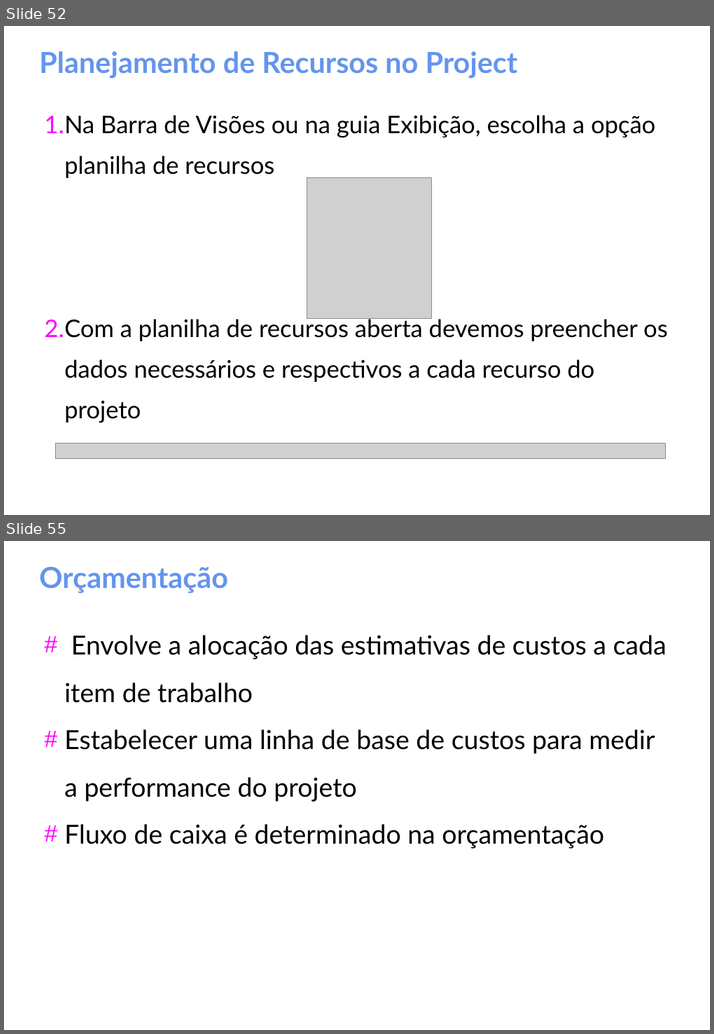
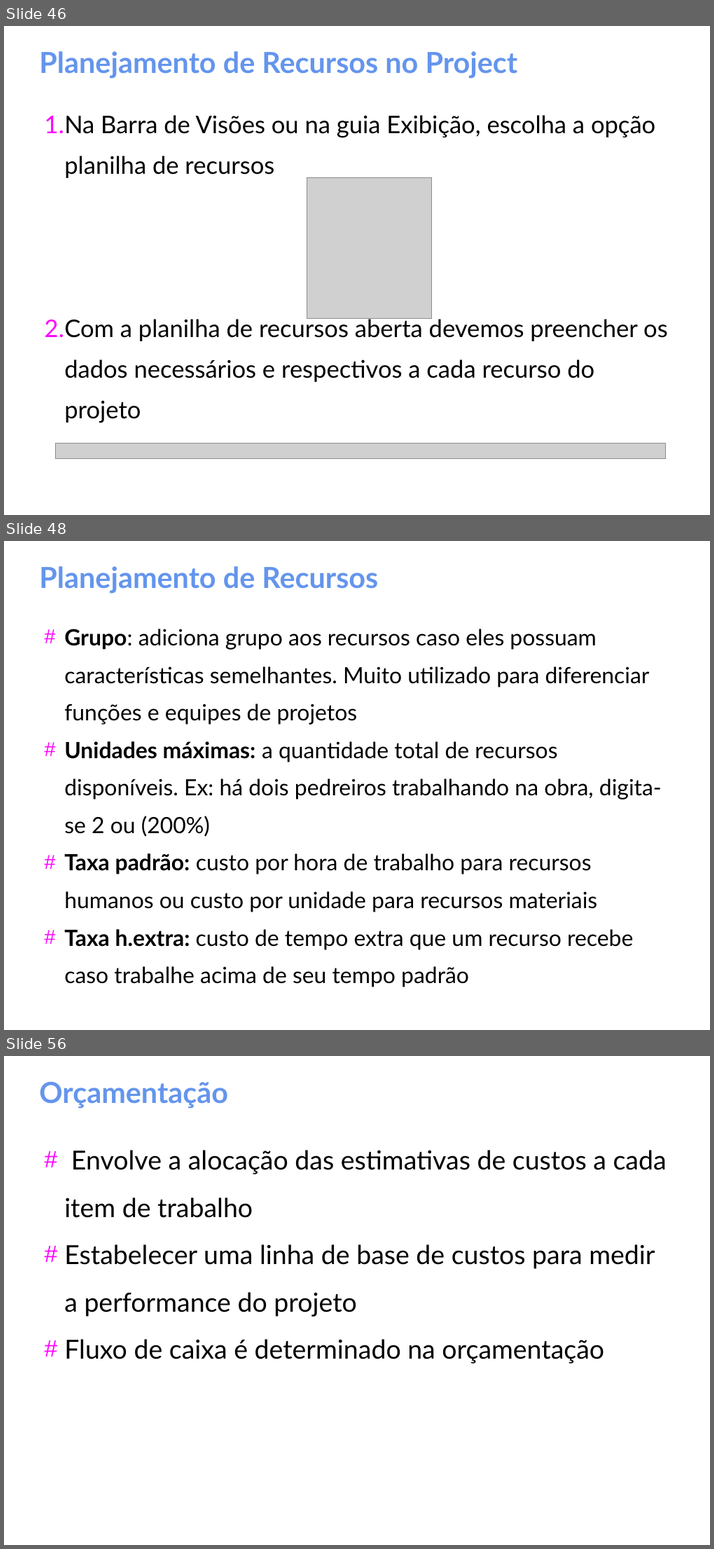
Before and after one commit to gomesluiz/gestao-de-projetos, a slide deck: aulas/project-aula-02.odp. Shown one above the other, each under a label of ours: slides 52 and 55 before the commit, slides 46, 48 and 56 after it; the slides between them are not shown. The pictures are 714x1034 and 714x1549 pixels, drawn with LibreOffice and Linux fonts; fonts in the diff are those of the drawing; grey boxes stand for pictures. Boxes give left, top, right and bottom in pixels: in the first picture for what was removed or moved away, otherwise in the second. Text is boxed around its words. In the diff, an @@ line names an element or a change of style, - is before the commit and + after.

```diff
--- a/aulas/project-aula-02.odp
+++ b/aulas/project-aula-02.odp
@@ slide 48 added at box(4, 541, 710, 1030), background #FFFFFF @@
@@ title added at box(39, 566, 378, 593), 32 pt, text #6495ED, bold @@
+Planejamento de Recursos
@@ text added at box(64, 629, 661, 987), 24.6 pt, text #000000 @@
+# Grupo: adiciona grupo aos recursos caso eles possuam características semelhantes. Muito utilizado para diferenciar funções e equipes de projetos
+# Unidades máximas: a quantidade total de recursos disponíveis. Ex: há dois pedreiros trabalhando na obra, digita-se 2 ou (200%)
+# Taxa padrão: custo por hora de trabalho para recursos humanos ou custo por unidade para recursos materiais
+# Taxa h.extra: custo de tempo extra que um recurso recebe caso trabalhe acima de seu tempo padrão
@@ what was slide 52 is now slide 46 @@
@@ what was slide 55 is now slide 56 @@
```
Also in this commit, not shown: 5 slides changed, 15 other slides added.
